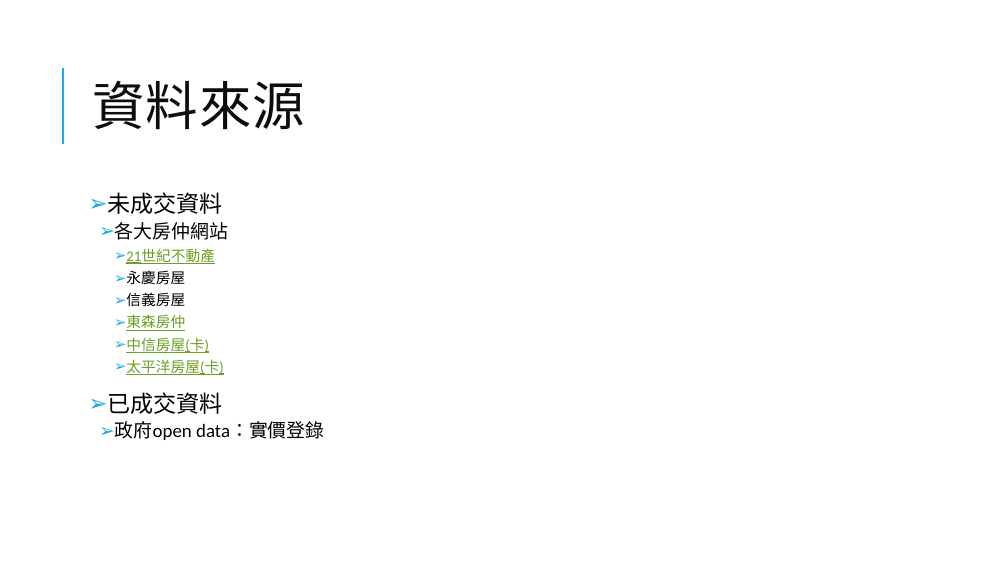
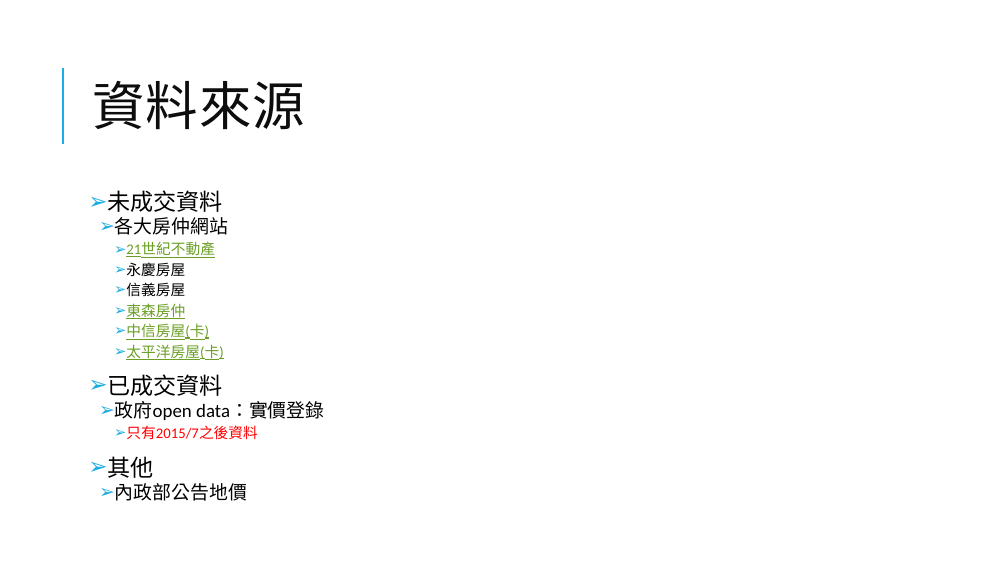
Before and after one commit to Pigfish/project, a slide deck: slide 5 of 房價預測-第二組.pptx. Drawn at 1008x567 pixels with LibreOffice and Linux fonts; fonts in the diff are those of the drawing. Boxes give left, top, right and bottom in pixels: in the first picture for what was removed or moved away, otherwise in the second. Text is boxed around its words. In the diff, an @@ line names an element or a change of style, - is before the commit and + after.

```diff
--- a/房價預測-第二組.pptx
+++ b/房價預測-第二組.pptx
@@ text at (108, 190, 325, 420): line spacing 0.9 to 0.8 @@
@@ text at (108, 425, 257, 501): paragraphs added @@
+    ➢ 只有2015/7之後資料
+➢ 其他
+  ➢ 內政部公告地價
```
Also in this commit, not shown: 3 other slides changed, 1 slide added.
